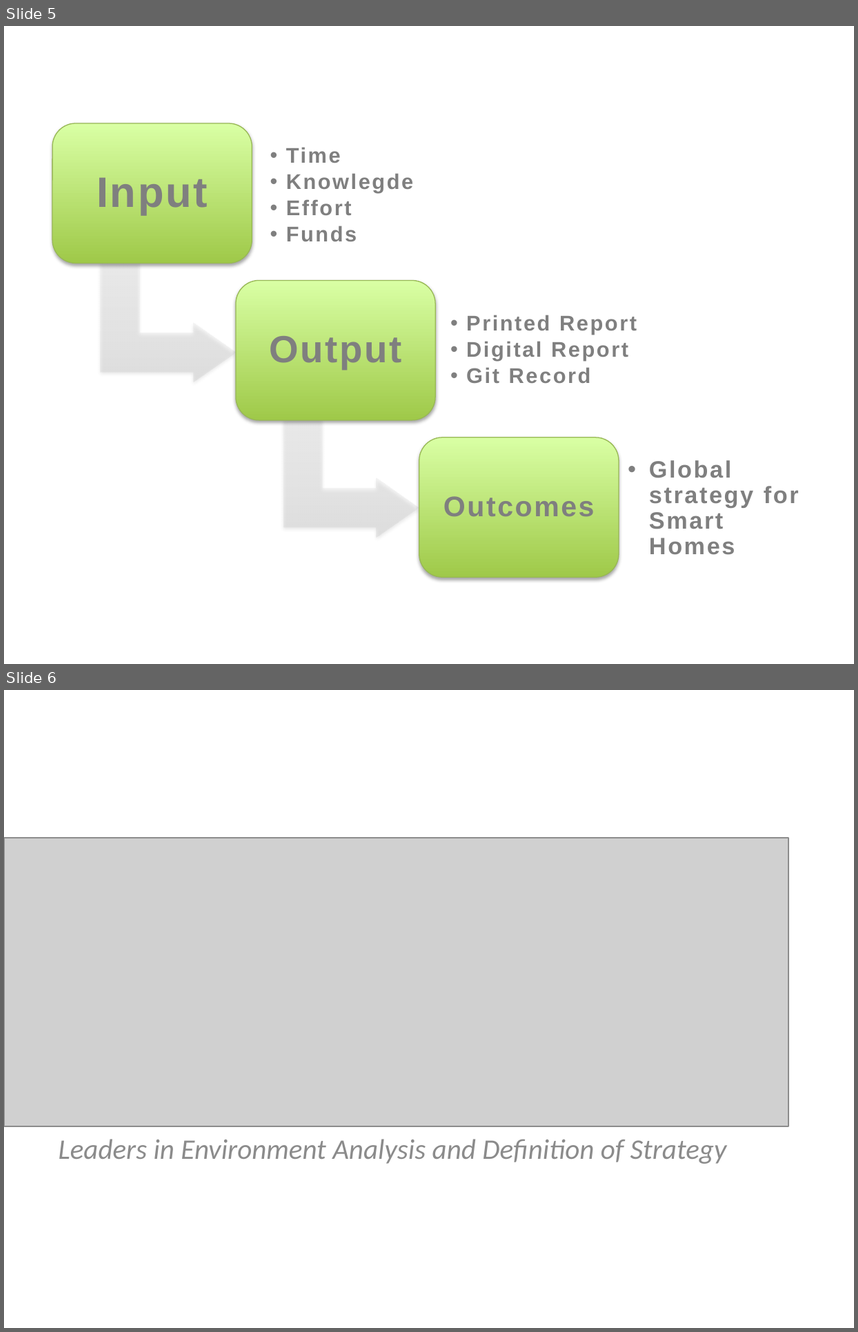
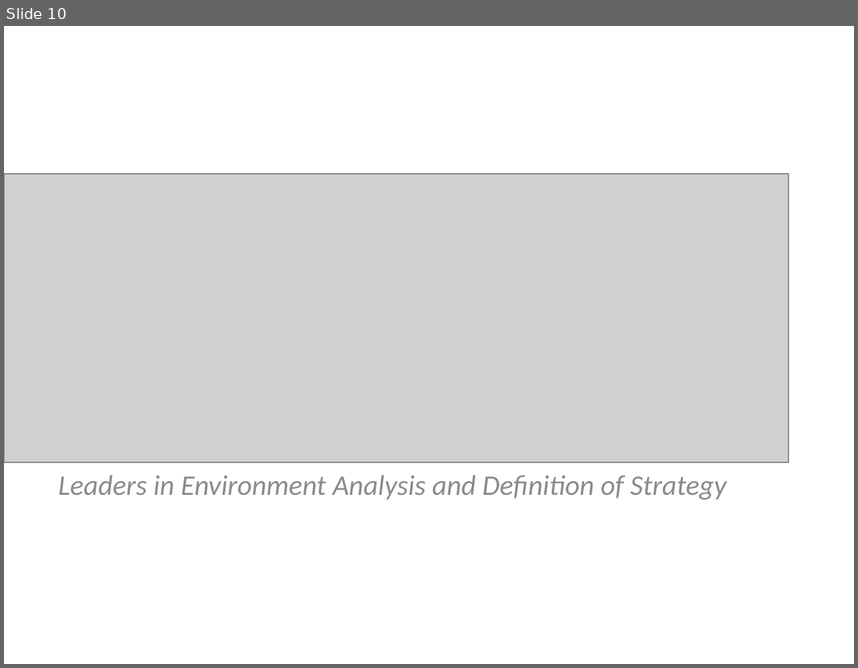
Before and after one commit to VincentHenric/GMS_group5, a slide deck: Group presentation LEADS.pptx. Shown one above the other, each under a label of ours: slides 5 and 6 before the commit, slide 10 after it. The pictures are 858x1332 and 858x668 pixels, drawn with LibreOffice and Linux fonts; fonts in the diff are those of the drawing; grey boxes stand for pictures; background and template pictures are left out. Boxes give left, top, right and bottom in pixels: in the first picture for what was removed or moved away, otherwise in the second. Text is boxed around its words. In the diff, an @@ line names an element or a change of style, - is before the commit and + after.

```diff
--- a/Group presentation LEADS.pptx
+++ b/Group presentation LEADS.pptx
@@ slide 5 removed at [4, 26, 854, 664], background #FFFFFF @@
@@ group removed at [52, 123, 799, 577]: 6 texts, 3 rounded rectangles, 2 bent up arrows @@
-Input
-  •• Time
-  •• Knowlegde
-  •• Effort
-  •• Funds
-Output
-  •• Printed Report
-  •• Digital Report
-  •• Git Record
-Outcomes
-  •• Global strategy for Smart Homes
@@ what was slide 6 is now slide 10 @@
```
Also in this commit, not shown: 7 slides added, 2 other slides removed, 1 other file.
